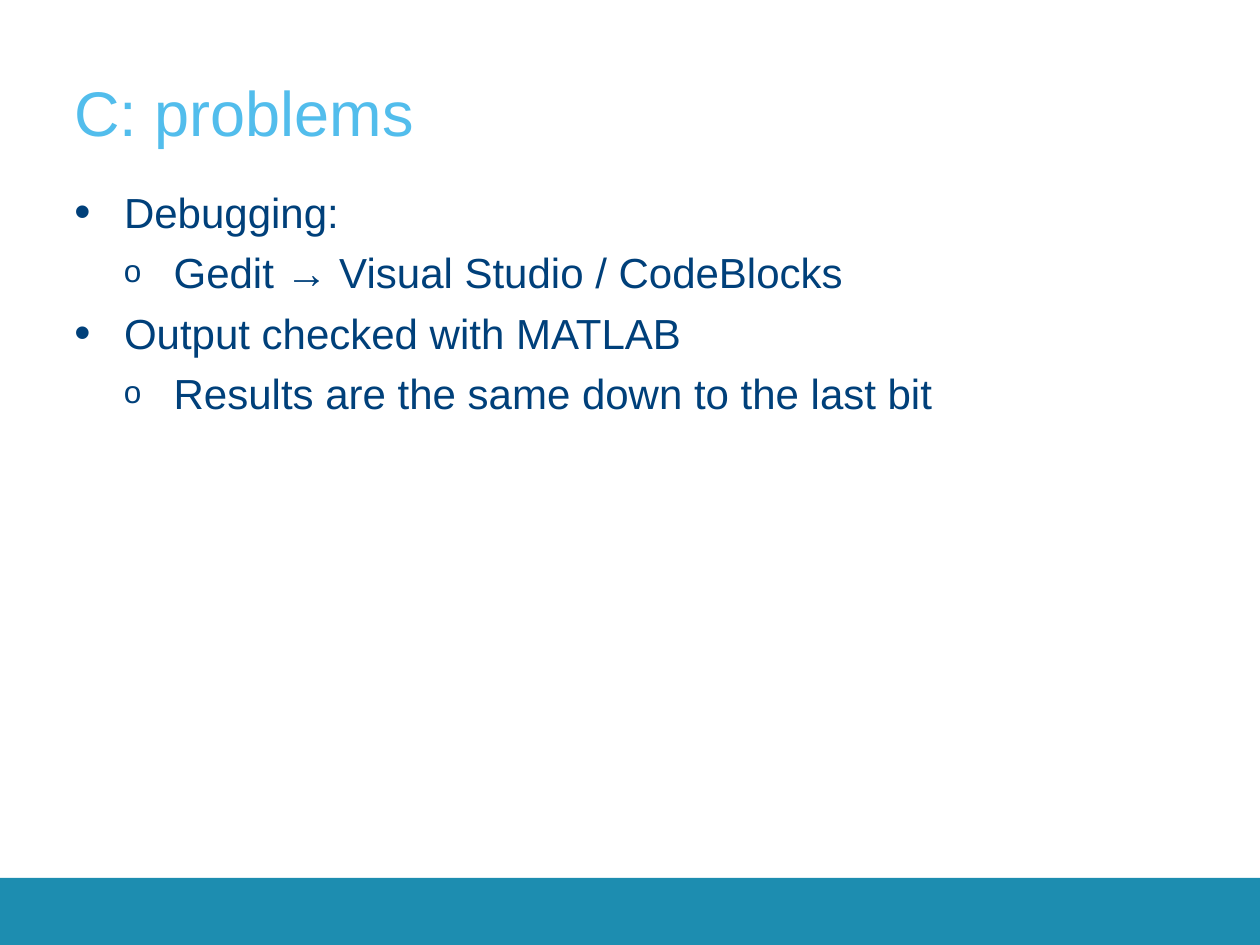
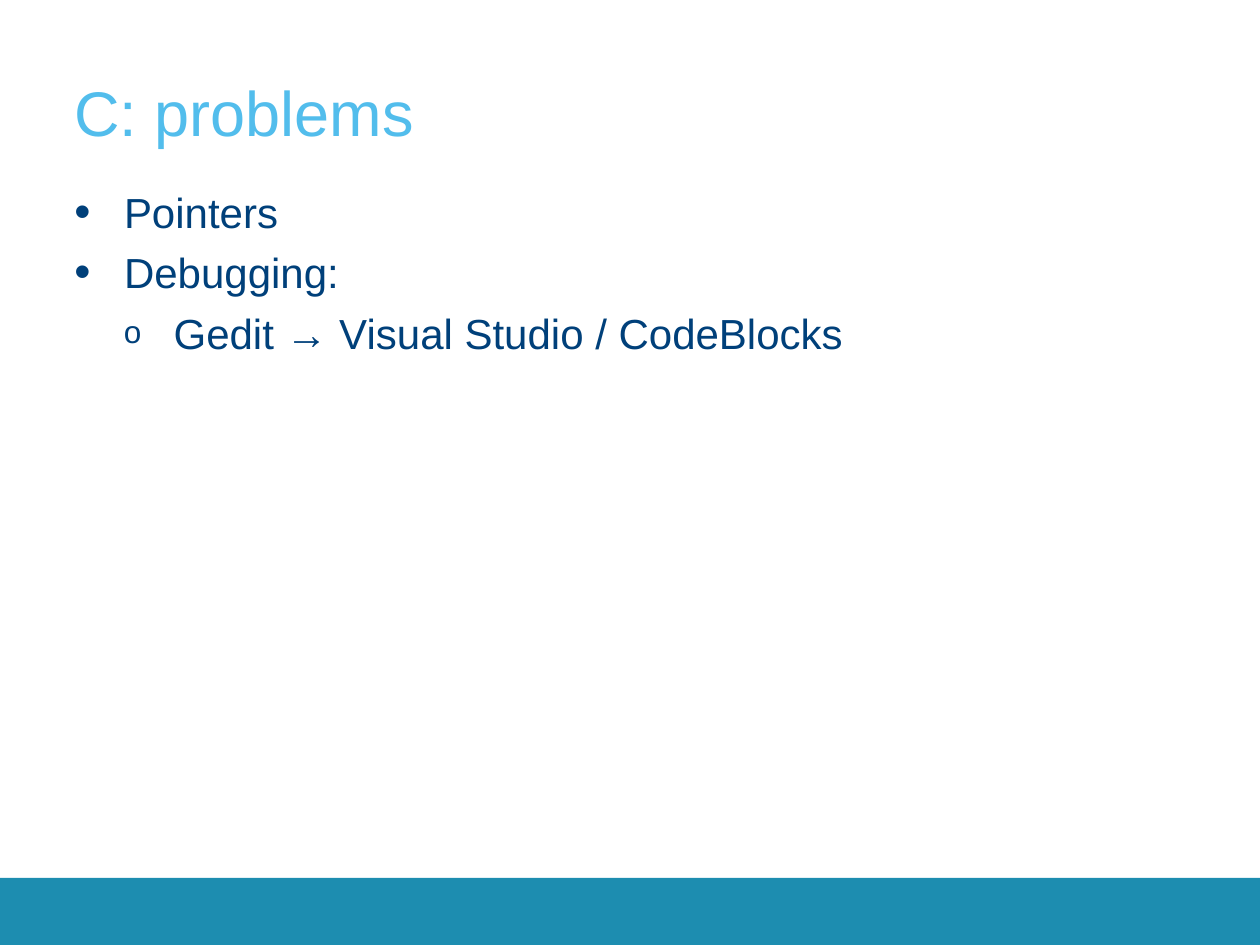
Before and after one commit to SepOwnage/P-O5, a slide deck: slide 12 of Presentatie/Presentatie.pptx. Drawn at 1260x945 pixels with LibreOffice and Linux fonts; fonts in the diff are those of the drawing; background and template pictures are left out. Boxes give left, top, right and bottom in pixels: in the first picture for what was removed or moved away, otherwise in the second. Text is boxed around its words. In the diff, an @@ line names an element or a change of style, - is before the commit and + after.

```diff
--- a/Presentatie/Presentatie.pptx
+++ b/Presentatie/Presentatie.pptx
@@ text at box(124, 197, 278, 229): paragraph added @@
+• Pointers
@@ text at box(124, 318, 932, 410): paragraphs removed @@
-• Output checked with MATLAB
-  o Results are the same down to the last bit
```
Also in this commit, not shown: 3 other slides changed.
